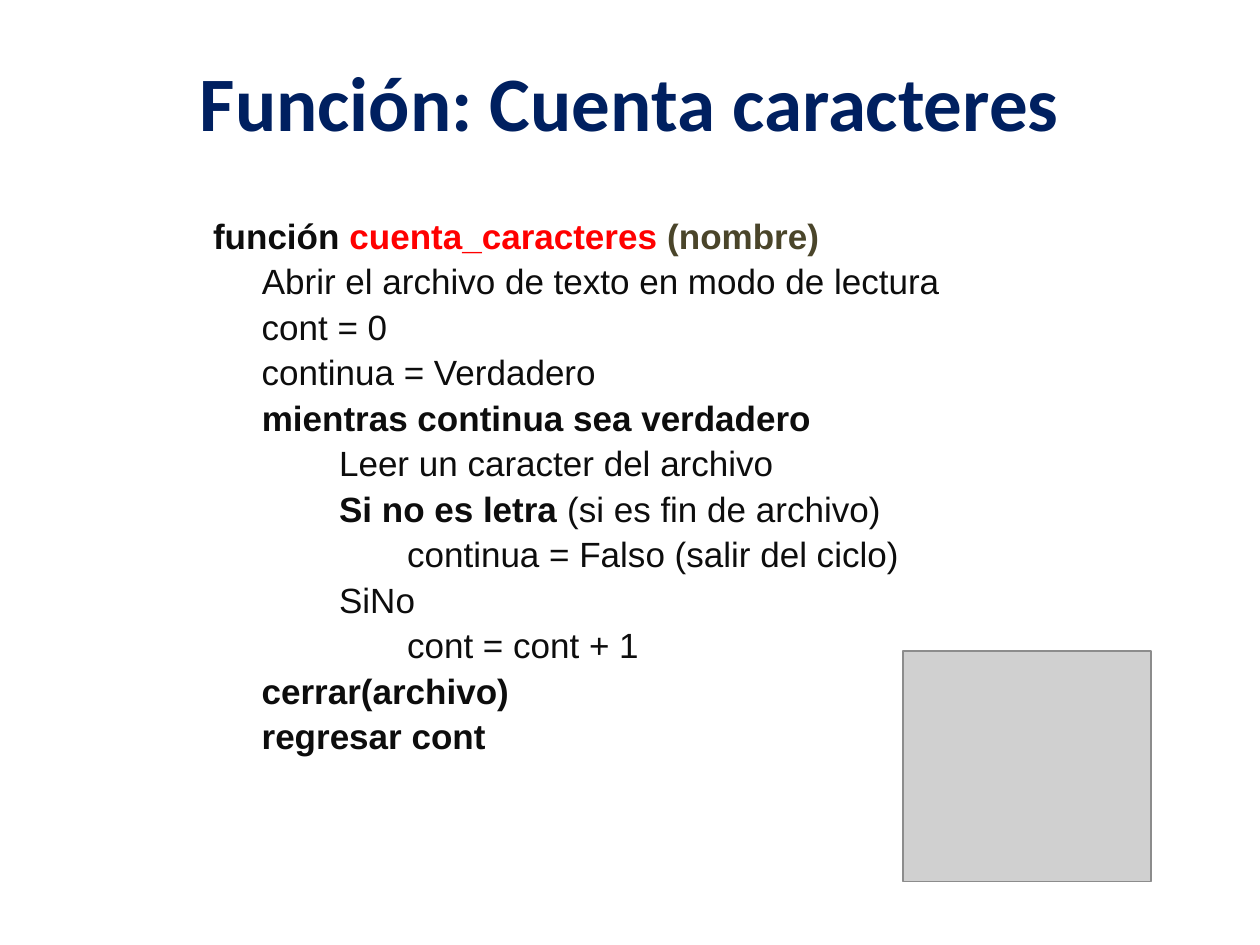
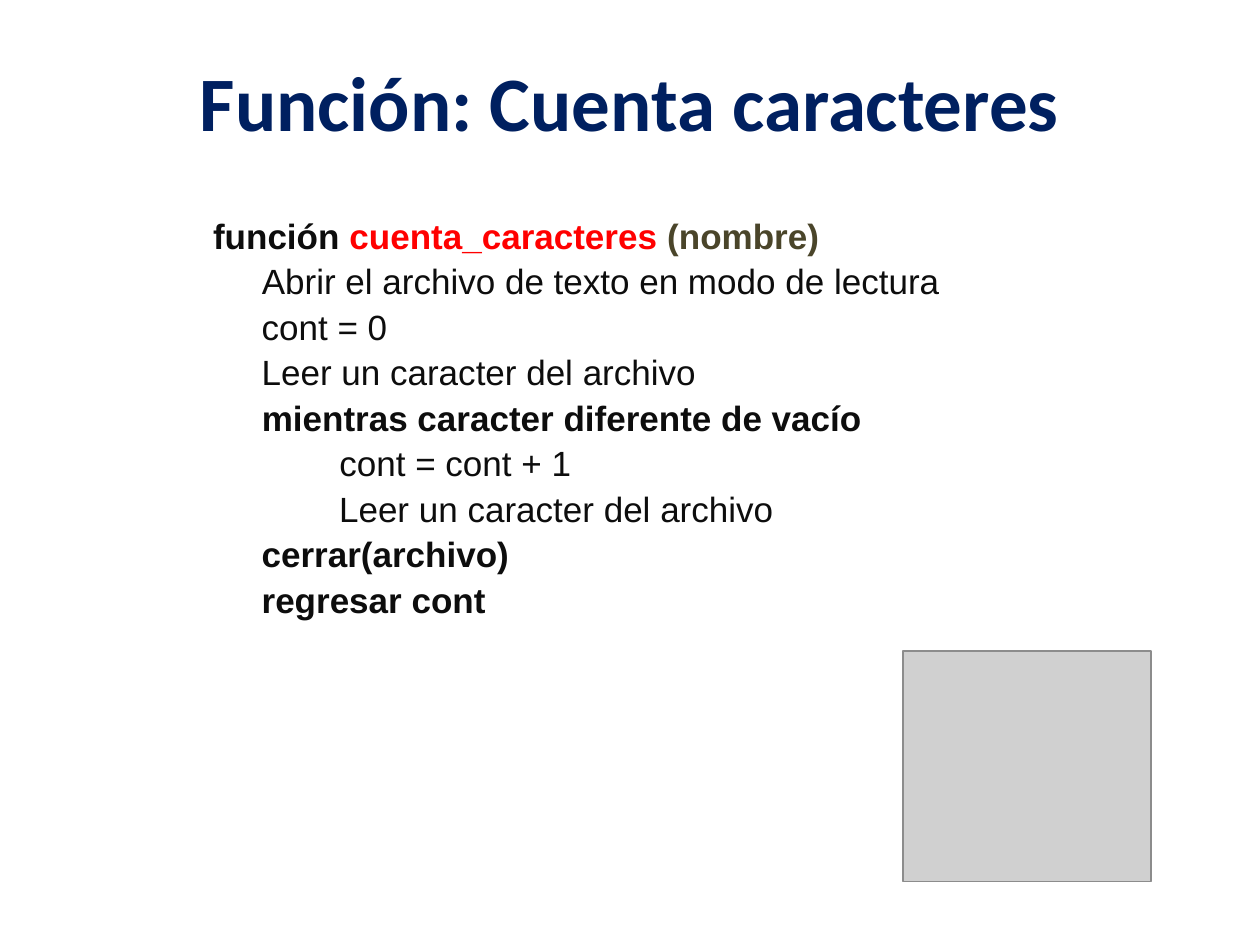
Before and after one commit to lizetheP/PensamientoC, a slide deck: slide 22 of CalendarioAgo2022/presentaciones/12_Archivos.pptx. Drawn at 1260x945 pixels with LibreOffice and Linux fonts; fonts in the diff are those of the drawing; grey boxes stand for pictures. Boxes give left, top, right and bottom in pixels: in the first picture for what was removed or moved away, otherwise in the second. Text is boxed around its words. In the diff, an @@ line names an element or a change of style, - is before the commit and + after.

```diff
--- a/CalendarioAgo2022/presentaciones/12_Archivos.pptx
+++ b/CalendarioAgo2022/presentaciones/12_Archivos.pptx
@@ text at (x1=262, y1=359, x2=810, y2=432): paragraphs removed @@
-continua = Verdadero
-mientras continua sea verdadero
@@ text at (x1=262, y1=359, x2=696, y2=386): alignment left to justified @@
@@ text at (x1=262, y1=405, x2=862, y2=432): text changed; bold on @@
-Si no es letra (si es fin de archivo)
-continua = Falso (salir del ciclo)
-SiNo
+mientras caracter diferente de vacío
@@ text at (x1=339, y1=496, x2=773, y2=523): paragraph added @@
+Leer un caracter del archivo
```
Also in this commit, not shown: 5 other slides changed, 1 other file.
